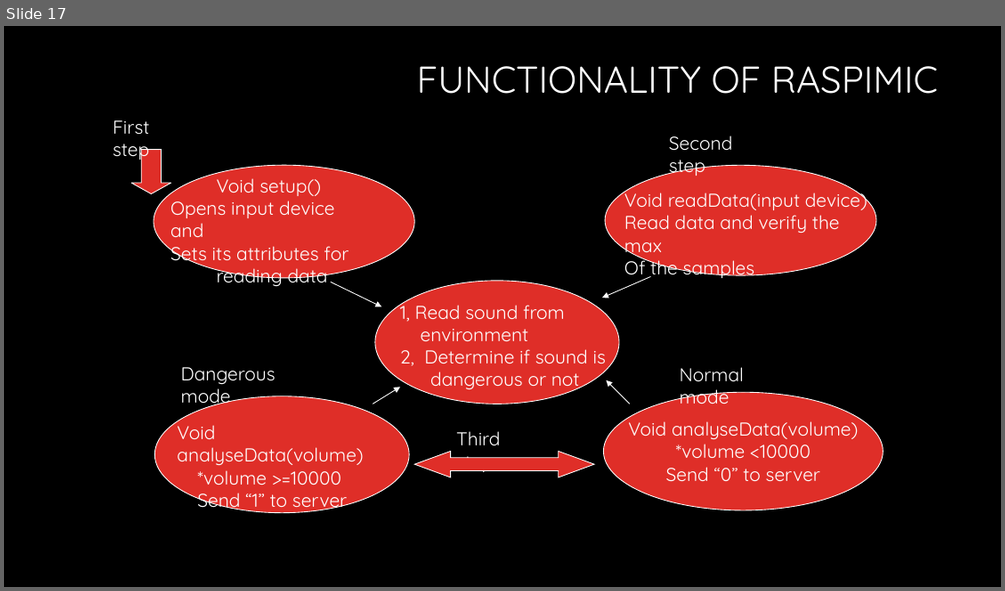
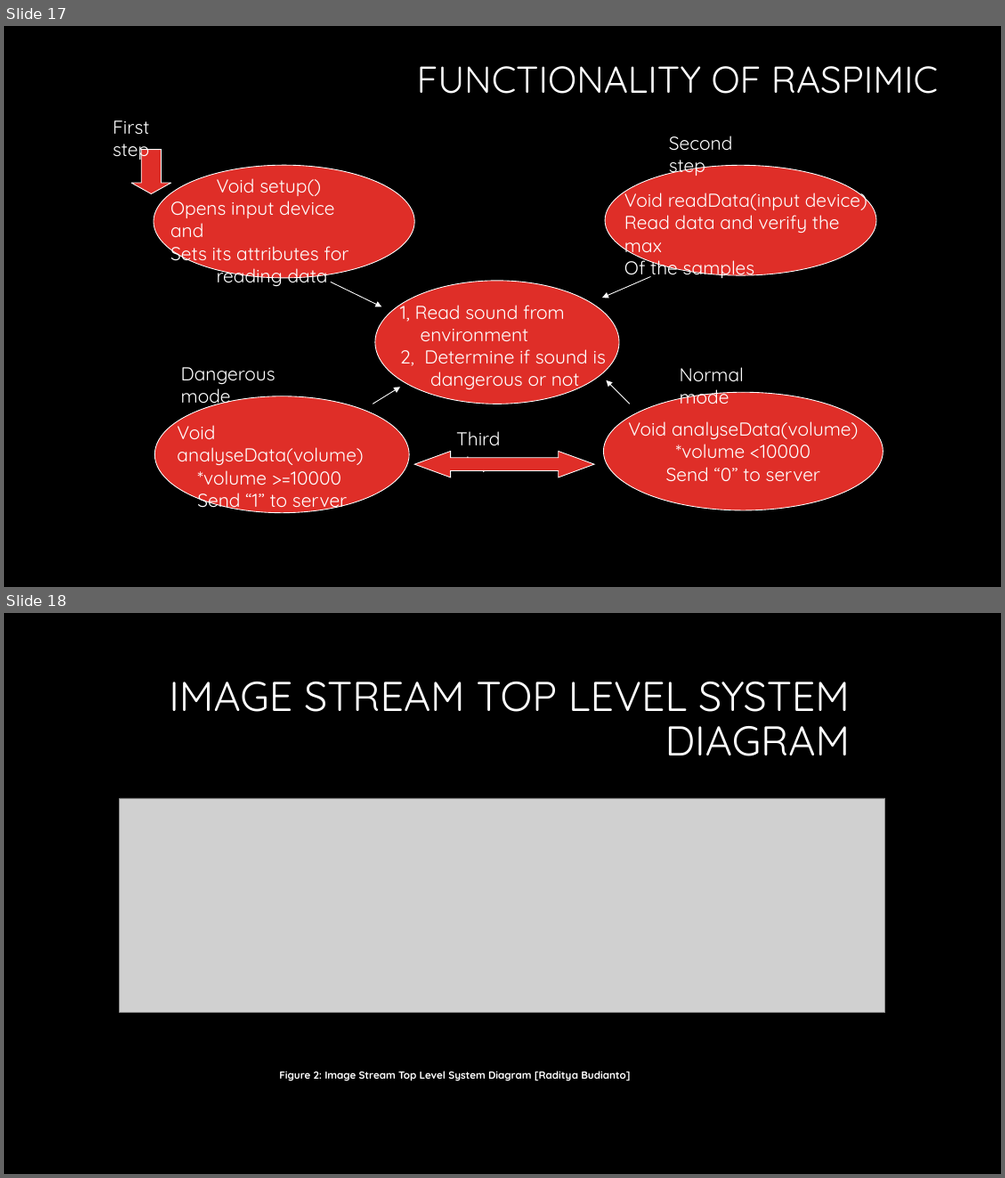
Before and after one commit to saeedalavinia/Sysc3010_Term_Project, a slide deck: Updated_Baby+monitor+System_codeReview.pptx. Shown one above the other, each under a label of ours: slide 17 before the commit, slides 17 and 18 after it. The pictures are 1005x591 and 1005x1178 pixels, drawn with LibreOffice and Linux fonts; fonts in the diff are those of the drawing; grey boxes stand for pictures; background and template pictures are left out. Boxes give left, top, right and bottom in pixels: in the first picture for what was removed or moved away, otherwise in the second. Text is boxed around its words. In the diff, an @@ line names an element or a change of style, - is before the commit and + after.

Commit message:
updated presentation

```diff
--- a/Updated_Baby+monitor+System_codeReview.pptx
+++ b/Updated_Baby+monitor+System_codeReview.pptx
@@ slide 18 added at bbox=[4, 613, 1001, 1174], background #000000 @@
@@ title added at bbox=[169, 682, 850, 756], 40 pt, text #FFFFFF @@
+IMAGE STREAM TOP LEVEL SYSTEM DIAGRAM
@@ picture added at bbox=[120, 798, 886, 1013] @@
@@ text added at bbox=[279, 1070, 630, 1081], 10 pt, text #FFFFFF, bold @@
+Figure 2: Image Stream Top Level System Diagram [Raditya Budianto]
```
Also in this commit, not shown: 1 other slide added.
